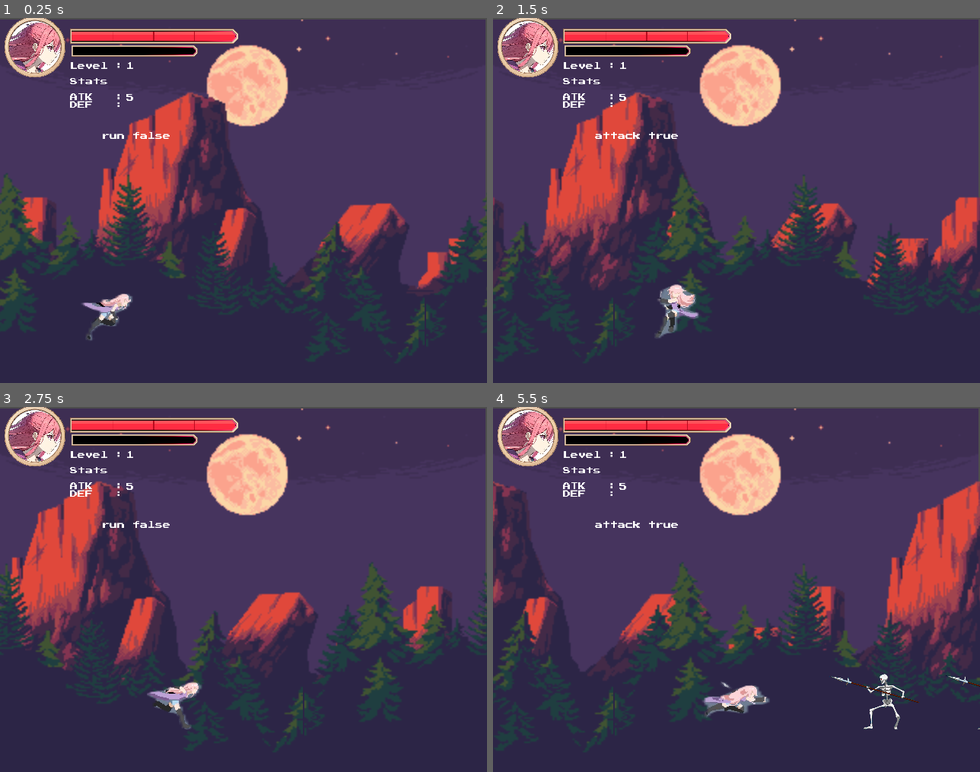
Above: before the commit, frames 1-4 (two rows, left to right).
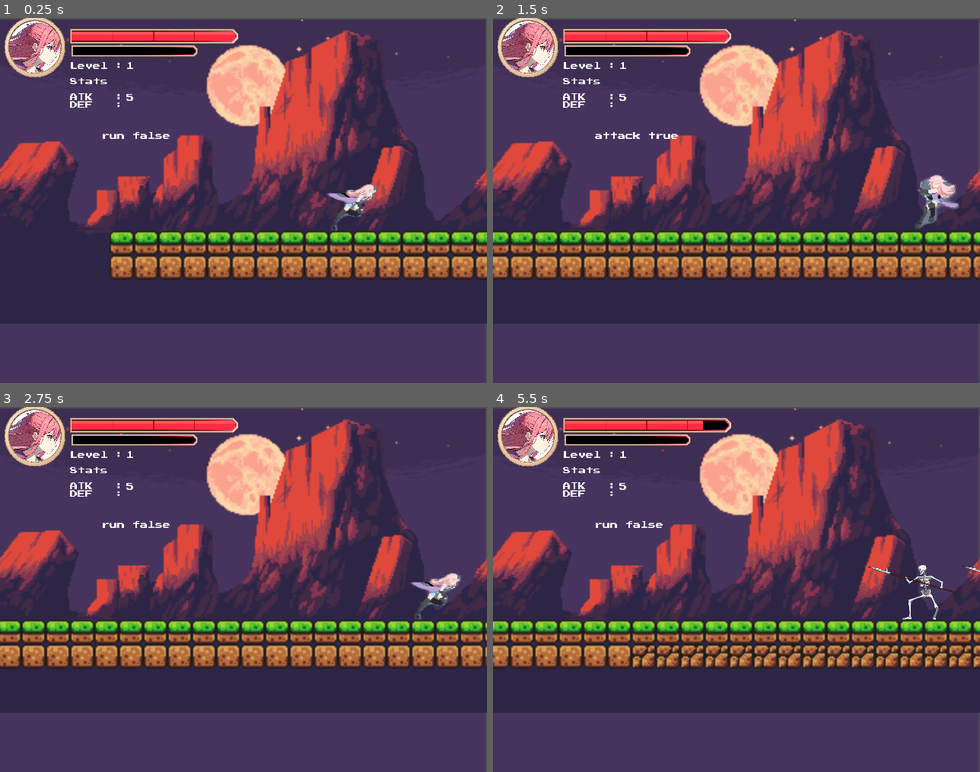
Above: after the commit, the same moments.

Repository: jemmyperez28/Killa
Game: Godot game, scene res://Scenes/level_1.tscn
The game is run twice, just before and just after one commit, with the same random seed, the same clock (stepped at 60 frames per second) and the same inputs.
Inputs:
- Up to frame 1 (0.25 s): no input
- Up to frame 2 (1.5 s): hold Right (ui_right) from 0.53 s (still down); tap J (attack) at 0.6, 1.35 s; tap Up (ui_up) at 0.77 s
- Up to frame 3 (2.75 s): tap Up (ui_up) at 1.52 s; release Right (ui_right) at 2.03 s; hold Left (ui_left) from 2.03 s (still down); tap J (attack) at 2.1 s
- Up to frame 4 (5.5 s): release Left (ui_left) at 2.78 s; hold Right (ui_right) 2.78-4.28 s; tap J (attack) every 0.75 s from 2.85 to 5.1 s; tap Up (ui_up) at 3.02, 3.77, 4.52 s; hold Left (ui_left) 4.28-5.03 s; hold Right (ui_right) from 5.03 s (still down)

The runs differ from the first frame. In frame 1, 49% of the frame differs, in the area x 0-100%, y 3-100%; in frame 2, 53%; in frame 3, 52%; in frame 4, 53%.

Commit message:
Checkpoint Tiles

Diff:
--- a/Scenes/level_1.tscn
+++ b/Scenes/level_1.tscn
@@ -1,10 +1,425 @@
-[gd_scene load_steps=5 format=3 uid="uid://d2xuvmt3qc58p"]
+[gd_scene load_steps=8 format=3 uid="uid://d2xuvmt3qc58p"]
 
 [ext_resource type="PackedScene" uid="uid://d0tn51esbly0g" path="res://Scenes/Background.tscn" id="1_0t5bx"]
 [ext_resource type="PackedScene" uid="uid://bpwd8fdh01307" path="res://Scenes/player_test.tscn" id="2_rtoe6"]
+[ext_resource type="Texture2D" uid="uid://bxixihel4lf73" path="res://assets/images/world_tileset.png" id="4_a6rds"]
 [ext_resource type="PackedScene" uid="uid://hgh8ckqtdhfh" path="res://Scenes/spawn_enemy.tscn" id="4_movyg"]
-
-[sub_resource type="WorldBoundaryShape2D" id="WorldBoundaryShape2D_b7417"]
+[ext_resource type="Script" path="res://Scripts/TileMap_level1.gd" id="5_3hm24"]
+
+[sub_resource type="TileSetAtlasSource" id="TileSetAtlasSource_bst18"]
+texture = ExtResource("4_a6rds")
+0:0/0 = 0
+0:0/0/physics_layer_0/linear_velocity = Vector2(0, 0)
+0:0/0/physics_layer_0/angular_velocity = 0.0
+0:0/0/physics_layer_0/polygon_0/points = PackedVector2Array(-8, -8, 8, -8, 8, 8, -8, 8)
+1:0/0 = 0
+1:0/0/physics_layer_0/linear_velocity = Vector2(0, 0)
+1:0/0/physics_layer_0/angular_velocity = 0.0
+1:0/0/physics_layer_0/polygon_0/points = PackedVector2Array(-8, -8, 8, -8, 8, 8, -8, 8)
+2:0/0 = 0
+2:0/0/physics_layer_0/linear_velocity = Vector2(0, 0)
+2:0/0/physics_layer_0/angular_velocity = 0.0
+2:0/0/physics_layer_0/polygon_0/points = PackedVector2Array(-8, -8, 8, -8, 8, 8, -8, 8)
+3:0/0 = 0
+3:0/0/physics_layer_0/linear_velocity = Vector2(0, 0)
+3:0/0/physics_layer_0/angular_velocity = 0.0
+3:0/0/physics_layer_0/polygon_0/points = PackedVector2Array(-8, -8, 8, -8, 8, 8, -8, 8)
+4:0/0 = 0
+4:0/0/physics_layer_0/linear_velocity = Vector2(0, 0)
+4:0/0/physics_layer_0/angular_velocity = 0.0
+4:0/0/physics_layer_0/polygon_0/points = PackedVector2Array(-8, -8, 8, -8, 8, 8, -8, 8)
+5:0/0 = 0
+5:0/0/physics_layer_0/linear_velocity = Vector2(0, 0)
+5:0/0/physics_layer_0/angular_velocity = 0.0
+5:0/0/physics_layer_0/polygon_0/points = PackedVector2Array(-8, -8, 8, -8, 8, 8, -8, 8)
+6:0/0 = 0
+6:0/0/physics_layer_0/linear_velocity = Vector2(0, 0)
+6:0/0/physics_layer_0/angular_velocity = 0.0
+6:0/0/physics_layer_0/polygon_0/points = PackedVector2Array(-8, -8, 8, -8, 8, 8, -8, 8)
+7:0/0 = 0
+7:0/0/physics_layer_0/linear_velocity = Vector2(0, 0)
+7:0/0/physics_layer_0/angular_velocity = 0.0
+7:0/0/physics_layer_0/polygon_0/points = PackedVector2Array(-8, -8, 8, -8, 8, 8, -8, 8)
+8:0/0 = 0
+8:0/0/physics_layer_0/linear_velocity = Vector2(0, 0)
+8:0/0/physics_layer_0/angular_velocity = 0.0
+8:0/0/physics_layer_0/polygon_0/points = PackedVector2Array(-8, -8, 8, -8, 8, 8, -8, 8)
+9:0/0 = 0
+9:0/0/physics_layer_0/linear_velocity = Vector2(0, 0)
+9:0/0/physics_layer_0/angular_velocity = 0.0
+10:0/0 = 0
+10:0/0/physics_layer_0/linear_velocity = Vector2(0, 0)
+10:0/0/physics_layer_0/angular_velocity = 0.0
+11:0/0 = 0
+11:0/0/physics_layer_0/linear_velocity = Vector2(0, 0)
+11:0/0/physics_layer_0/angular_velocity = 0.0
+0:1/0 = 0
+0:1/0/physics_layer_0/linear_velocity = Vector2(0, 0)
+0:1/0/physics_layer_0/angular_velocity = 0.0
+0:1/0/physics_layer_0/polygon_0/points = PackedVector2Array(-8, -8, 8, -8, 8, 8, -8, 8)
+1:1/0 = 0
+1:1/0/physics_layer_0/linear_velocity = Vector2(0, 0)
+1:1/0/physics_layer_0/angular_velocity = 0.0
+1:1/0/physics_layer_0/polygon_0/points = PackedVector2Array(-8, -8, 8, -8, 8, 8, -8, 8)
+2:1/0 = 0
+2:1/0/physics_layer_0/linear_velocity = Vector2(0, 0)
+2:1/0/physics_layer_0/angular_velocity = 0.0
+2:1/0/physics_layer_0/polygon_0/points = PackedVector2Array(-8, -8, 8, -8, 8, 8, -8, 8)
+3:1/0 = 0
+3:1/0/physics_layer_0/linear_velocity = Vector2(0, 0)
+3:1/0/physics_layer_0/angular_velocity = 0.0
+3:1/0/physics_layer_0/polygon_0/points = PackedVector2Array(-8, -8, 8, -8, 8, 8, -8, 8)
+4:1/0 = 0
+4:1/0/physics_layer_0/linear_velocity = Vector2(0, 0)
+4:1/0/physics_layer_0/angular_velocity = 0.0
+4:1/0/physics_layer_0/polygon_0/points = PackedVector2Array(-8, -8, 8, -8, 8, 8, -8, 8)
+5:1/0 = 0
+5:1/0/physics_layer_0/linear_velocity = Vector2(0, 0)
+5:1/0/physics_layer_0/angular_velocity = 0.0
+5:1/0/physics_layer_0/polygon_0/points = PackedVector2Array(-8, -8, 8, -8, 8, 8, -8, 8)
+6:1/0 = 0
+6:1/0/physics_layer_0/linear_velocity = Vector2(0, 0)
+6:1/0/physics_layer_0/angular_velocity = 0.0
+6:1/0/physics_layer_0/polygon_0/points = PackedVector2Array(-8, -8, 8, -8, 8, 8, -8, 8)
+7:1/0 = 0
+7:1/0/physics_layer_0/linear_velocity = Vector2(0, 0)
+7:1/0/physics_layer_0/angular_velocity = 0.0
+7:1/0/physics_layer_0/polygon_0/points = PackedVector2Array(-8, -8, 8, -8, 8, 8, -8, 8)
+8:1/0 = 0
+8:1/0/physics_layer_0/linear_velocity = Vector2(0, 0)
+8:1/0/physics_layer_0/angular_velocity = 0.0
+8:1/0/physics_layer_0/polygon_0/points = PackedVector2Array(-8, -8, 8, -8, 8, 8, -8, 8)
+9:1/0 = 0
+9:1/0/physics_layer_0/linear_velocity = Vector2(0, 0)
+9:1/0/physics_layer_0/angular_velocity = 0.0
+10:1/0 = 0
+10:1/0/physics_layer_0/linear_velocity = Vector2(0, 0)
+10:1/0/physics_layer_0/angular_velocity = 0.0
+11:1/0 = 0
+11:1/0/physics_layer_0/linear_velocity = Vector2(0, 0)
+11:1/0/physics_layer_0/angular_velocity = 0.0
+0:2/0 = 0
+0:2/0/physics_layer_0/linear_velocity = Vector2(0, 0)
+0:2/0/physics_layer_0/angular_velocity = 0.0
+0:2/0/physics_layer_0/polygon_0/points = PackedVector2Array(-8, -8, 8, -8, 8, 8, -8, 8)
+1:2/0 = 0
+1:2/0/physics_layer_0/linear_velocity = Vector2(0, 0)
+1:2/0/physics_layer_0/angular_velocity = 0.0
+1:2/0/physics_layer_0/polygon_0/points = PackedVector2Array(-8, -8, 8, -8, 8, 8, -8, 8)
+2:2/0 = 0
+2:2/0/physics_layer_0/linear_velocity = Vector2(0, 0)
+2:2/0/physics_layer_0/angular_velocity = 0.0
+2:2/0/physics_layer_0/polygon_0/points = PackedVector2Array(-8, -8, 8, -8, 8, 8, -8, 8)
+3:2/0 = 0
+3:2/0/physics_layer_0/linear_velocity = Vector2(0, 0)
+3:2/0/physics_layer_0/angular_velocity = 0.0
+3:2/0/physics_layer_0/polygon_0/points = PackedVector2Array(-8, -8, 8, -8, 8, 8, -8, 8)
+4:2/0 = 0
+4:2/0/physics_layer_0/linear_velocity = Vector2(0, 0)
+4:2/0/physics_layer_0/angular_velocity = 0.0
+4:2/0/physics_layer_0/polygon_0/points = PackedVector2Array(-8, -8, 8, -8, 8, 8, -8, 8)
+5:2/0 = 0
+5:2/0/physics_layer_0/linear_velocity = Vector2(0, 0)
+5:2/0/physics_layer_0/angular_velocity = 0.0
+5:2/0/physics_layer_0/polygon_0/points = PackedVector2Array(-8, -8, 8, -8, 8, 8, -8, 8)
+6:2/0 = 0
+6:2/0/physics_layer_0/linear_velocity = Vector2(0, 0)
+6:2/0/physics_layer_0/angular_velocity = 0.0
+6:2/0/physics_layer_0/polygon_0/points = PackedVector2Array(-8, -8, 8, -8, 8, 8, -8, 8)
+7:2/0 = 0
+7:2/0/physics_layer_0/linear_velocity = Vector2(0, 0)
+7:2/0/physics_layer_0/angular_velocity = 0.0
+7:2/0/physics_layer_0/polygon_0/points = PackedVector2Array(-8, -8, 8, -8, 8, 8, -8, 8)
+8:2/0 = 0
+8:2/0/physics_layer_0/linear_velocity = Vector2(0, 0)
+8:2/0/physics_layer_0/angular_velocity = 0.0
+8:2/0/physics_layer_0/polygon_0/points = PackedVector2Array(-8, -8, 8, -8, 8, 8, -8, 8)
+9:2/0 = 0
+9:2/0/physics_layer_0/linear_velocity = Vector2(0, 0)
+9:2/0/physics_layer_0/angular_velocity = 0.0
+10:2/0 = 0
+10:2/0/physics_layer_0/linear_velocity = Vector2(0, 0)
+10:2/0/physics_layer_0/angular_velocity = 0.0
+11:2/0 = 0
+11:2/0/physics_layer_0/linear_velocity = Vector2(0, 0)
+11:2/0/physics_layer_0/angular_velocity = 0.0
+0:3/0 = 0
+0:3/0/physics_layer_0/linear_velocity = Vector2(0, 0)
+0:3/0/physics_layer_0/angular_velocity = 0.0
+1:3/0 = 0
+1:3/0/physics_layer_0/linear_velocity = Vector2(0, 0)
+1:3/0/physics_layer_0/angular_velocity = 0.0
+2:3/0 = 0
+2:3/0/physics_layer_0/linear_velocity = Vector2(0, 0)
+2:3/0/physics_layer_0/angular_velocity = 0.0
+5:3/0 = 0
+5:3/0/physics_layer_0/linear_velocity = Vector2(0, 0)
+5:3/0/physics_layer_0/angular_velocity = 0.0
+6:3/0 = 0
+6:3/0/physics_layer_0/linear_velocity = Vector2(0, 0)
+6:3/0/physics_layer_0/angular_velocity = 0.0
+7:3/0 = 0
+7:3/0/physics_layer_0/linear_velocity = Vector2(0, 0)
+7:3/0/physics_layer_0/angular_velocity = 0.0
+8:3/0 = 0
+8:3/0/physics_layer_0/linear_velocity = Vector2(0, 0)
+8:3/0/physics_layer_0/angular_velocity = 0.0
+9:3/0 = 0
+9:3/0/physics_layer_0/linear_velocity = Vector2(0, 0)
+9:3/0/physics_layer_0/angular_velocity = 0.0
+0:4/0 = 0
+0:4/0/physics_layer_0/linear_velocity = Vector2(0, 0)
+0:4/0/physics_layer_0/angular_velocity = 0.0
+1:4/0 = 0
+1:4/0/physics_layer_0/linear_velocity = Vector2(0, 0)
+1:4/0/physics_layer_0/angular_velocity = 0.0
+2:4/0 = 0
+2:4/0/physics_layer_0/linear_velocity = Vector2(0, 0)
+2:4/0/physics_layer_0/angular_velocity = 0.0
+3:4/0 = 0
+3:4/0/physics_layer_0/linear_velocity = Vector2(0, 0)
+3:4/0/physics_layer_0/angular_velocity = 0.0
+4:4/0 = 0
+4:4/0/physics_layer_0/linear_velocity = Vector2(0, 0)
+4:4/0/physics_layer_0/angular_velocity = 0.0
+5:4/0 = 0
+5:4/0/physics_layer_0/linear_velocity = Vector2(0, 0)
+5:4/0/physics_layer_0/angular_velocity = 0.0
+6:4/0 = 0
+6:4/0/physics_layer_0/linear_velocity = Vector2(0, 0)
+6:4/0/physics_layer_0/angular_velocity = 0.0
+7:4/0 = 0
+7:4/0/physics_layer_0/linear_velocity = Vector2(0, 0)
+7:4/0/physics_layer_0/angular_velocity = 0.0
+8:4/0 = 0
+8:4/0/physics_layer_0/linear_velocity = Vector2(0, 0)
+8:4/0/physics_layer_0/angular_velocity = 0.0
+9:4/0 = 0
+9:4/0/physics_layer_0/linear_velocity = Vector2(0, 0)
+9:4/0/physics_layer_0/angular_velocity = 0.0
+0:5/0 = 0
+0:5/0/physics_layer_0/linear_velocity = Vector2(0, 0)
+0:5/0/physics_layer_0/angular_velocity = 0.0
+1:5/0 = 0
+1:5/0/physics_layer_0/linear_velocity = Vector2(0, 0)
+1:5/0/physics_layer_0/angular_velocity = 0.0
+2:5/0 = 0
+2:5/0/physics_layer_0/linear_velocity = Vector2(0, 0)
+2:5/0/physics_layer_0/angular_velocity = 0.0
+3:5/0 = 0
+3:5/0/physics_layer_0/linear_velocity = Vector2(0, 0)
+3:5/0/physics_layer_0/angular_velocity = 0.0
+4:5/0 = 0
+4:5/0/physics_layer_0/linear_velocity = Vector2(0, 0)
+4:5/0/physics_layer_0/angular_velocity = 0.0
+5:5/0 = 0
+5:5/0/physics_layer_0/linear_velocity = Vector2(0, 0)
+5:5/0/physics_layer_0/angular_velocity = 0.0
+6:5/0 = 0
+6:5/0/physics_layer_0/linear_velocity = Vector2(0, 0)
+6:5/0/physics_layer_0/angular_velocity = 0.0
+7:5/0 = 0
+7:5/0/physics_layer_0/linear_velocity = Vector2(0, 0)
+7:5/0/physics_layer_0/angular_velocity = 0.0
+8:5/0 = 0
+8:5/0/physics_layer_0/linear_velocity = Vector2(0, 0)
+8:5/0/physics_layer_0/angular_velocity = 0.0
+1:6/0 = 0
+1:6/0/physics_layer_0/linear_velocity = Vector2(0, 0)
+1:6/0/physics_layer_0/angular_velocity = 0.0
+2:6/0 = 0
+2:6/0/physics_layer_0/linear_velocity = Vector2(0, 0)
+2:6/0/physics_layer_0/angular_velocity = 0.0
+3:6/0 = 0
+3:6/0/physics_layer_0/linear_velocity = Vector2(0, 0)
+3:6/0/physics_layer_0/angular_velocity = 0.0
+4:6/0 = 0
+4:6/0/physics_layer_0/linear_velocity = Vector2(0, 0)
+4:6/0/physics_layer_0/angular_velocity = 0.0
+5:6/0 = 0
+5:6/0/physics_layer_0/linear_velocity = Vector2(0, 0)
+5:6/0/physics_layer_0/angular_velocity = 0.0
+6:6/0 = 0
+6:6/0/physics_layer_0/linear_velocity = Vector2(0, 0)
+6:6/0/physics_layer_0/angular_velocity = 0.0
+7:6/0 = 0
+7:6/0/physics_layer_0/linear_velocity = Vector2(0, 0)
+7:6/0/physics_layer_0/angular_velocity = 0.0
+8:6/0 = 0
+8:6/0/physics_layer_0/linear_velocity = Vector2(0, 0)
+8:6/0/physics_layer_0/angular_velocity = 0.0
+0:7/0 = 0
+0:7/0/physics_layer_0/linear_velocity = Vector2(0, 0)
+0:7/0/physics_layer_0/angular_velocity = 0.0
+1:7/0 = 0
+1:7/0/physics_layer_0/linear_velocity = Vector2(0, 0)
+1:7/0/physics_layer_0/angular_velocity = 0.0
+3:7/0 = 0
+3:7/0/physics_layer_0/linear_velocity = Vector2(0, 0)
+3:7/0/physics_layer_0/angular_velocity = 0.0
+5:7/0 = 0
+5:7/0/physics_layer_0/linear_velocity = Vector2(0, 0)
+5:7/0/physics_layer_0/angular_velocity = 0.0
+6:7/0 = 0
+6:7/0/physics_layer_0/linear_velocity = Vector2(0, 0)
+6:7/0/physics_layer_0/angular_velocity = 0.0
+7:7/0 = 0
+7:7/0/physics_layer_0/linear_velocity = Vector2(0, 0)
+7:7/0/physics_layer_0/angular_velocity = 0.0
+8:7/0 = 0
+8:7/0/physics_layer_0/linear_velocity = Vector2(0, 0)
+8:7/0/physics_layer_0/angular_velocity = 0.0
+0:8/0 = 0
+0:8/0/physics_layer_0/linear_velocity = Vector2(0, 0)
+0:8/0/physics_layer_0/angular_velocity = 0.0
+1:8/0 = 0
+1:8/0/physics_layer_0/linear_velocity = Vector2(0, 0)
+1:8/0/physics_layer_0/angular_velocity = 0.0
+2:8/0 = 0
+2:8/0/physics_layer_0/linear_velocity = Vector2(0, 0)
+2:8/0/physics_layer_0/angular_velocity = 0.0
+3:8/0 = 0
+3:8/0/physics_layer_0/linear_velocity = Vector2(0, 0)
+3:8/0/physics_layer_0/angular_velocity = 0.0
+4:8/0 = 0
+4:8/0/physics_layer_0/linear_velocity = Vector2(0, 0)
+4:8/0/physics_layer_0/angular_velocity = 0.0
+5:8/0 = 0
+5:8/0/physics_layer_0/linear_velocity = Vector2(0, 0)
+5:8/0/physics_layer_0/angular_velocity = 0.0
+6:8/0 = 0
+6:8/0/physics_layer_0/linear_velocity = Vector2(0, 0)
+6:8/0/physics_layer_0/angular_velocity = 0.0
+7:8/0 = 0
+7:8/0/physics_layer_0/linear_velocity = Vector2(0, 0)
+7:8/0/physics_layer_0/angular_velocity = 0.0
+8:8/0 = 0
+8:8/0/physics_layer_0/linear_velocity = Vector2(0, 0)
+8:8/0/physics_layer_0/angular_velocity = 0.0
+0:9/0 = 0
+0:9/0/physics_layer_0/linear_velocity = Vector2(0, 0)
+0:9/0/physics_layer_0/angular_velocity = 0.0
+1:9/0 = 0
+1:9/0/physics_layer_0/linear_velocity = Vector2(0, 0)
+1:9/0/physics_layer_0/angular_velocity = 0.0
+2:9/0 = 0
+2:9/0/physics_layer_0/linear_velocity = Vector2(0, 0)
+2:9/0/physics_layer_0/angular_velocity = 0.0
+3:9/0 = 0
+3:9/0/physics_layer_0/linear_velocity = Vector2(0, 0)
+3:9/0/physics_layer_0/angular_velocity = 0.0
+4:9/0 = 0
+4:9/0/physics_layer_0/linear_velocity = Vector2(0, 0)
+4:9/0/physics_layer_0/angular_velocity = 0.0
+5:9/0 = 0
+5:9/0/physics_layer_0/linear_velocity = Vector2(0, 0)
+5:9/0/physics_layer_0/angular_velocity = 0.0
+6:9/0 = 0
+6:9/0/physics_layer_0/linear_velocity = Vector2(0, 0)
+6:9/0/physics_layer_0/angular_velocity = 0.0
+7:9/0 = 0
+7:9/0/physics_layer_0/linear_velocity = Vector2(0, 0)
+7:9/0/physics_layer_0/angular_velocity = 0.0
+0:10/0 = 0
+0:10/0/physics_layer_0/linear_velocity = Vector2(0, 0)
+0:10/0/physics_layer_0/angular_velocity = 0.0
+1:10/0 = 0
+1:10/0/physics_layer_0/linear_velocity = Vector2(0, 0)
+1:10/0/physics_layer_0/angular_velocity = 0.0
+2:10/0 = 0
+2:10/0/physics_layer_0/linear_velocity = Vector2(0, 0)
+2:10/0/physics_layer_0/angular_velocity = 0.0
+3:10/0 = 0
+3:10/0/physics_layer_0/linear_velocity = Vector2(0, 0)
+3:10/0/physics_layer_0/angular_velocity = 0.0
+4:10/0 = 0
+4:10/0/physics_layer_0/linear_velocity = Vector2(0, 0)
+4:10/0/physics_layer_0/angular_velocity = 0.0
+6:10/0 = 0
+6:10/0/physics_layer_0/linear_velocity = Vector2(0, 0)
+6:10/0/physics_layer_0/angular_velocity = 0.0
+0:11/0 = 0
+0:11/0/physics_layer_0/linear_velocity = Vector2(0, 0)
+0:11/0/physics_layer_0/angular_velocity = 0.0
+1:11/0 = 0
+1:11/0/physics_layer_0/linear_velocity = Vector2(0, 0)
+1:11/0/physics_layer_0/angular_velocity = 0.0
+2:11/0 = 0
+2:11/0/physics_layer_0/linear_velocity = Vector2(0, 0)
+2:11/0/physics_layer_0/angular_velocity = 0.0
+3:11/0 = 0
+3:11/0/physics_layer_0/linear_velocity = Vector2(0, 0)
+3:11/0/physics_layer_0/angular_velocity = 0.0
+4:11/0 = 0
+4:11/0/physics_layer_0/linear_velocity = Vector2(0, 0)
+4:11/0/physics_layer_0/angular_velocity = 0.0
+5:11/0 = 0
+5:11/0/physics_layer_0/linear_velocity = Vector2(0, 0)
+5:11/0/physics_layer_0/angular_velocity = 0.0
+0:12/0 = 0
+0:12/0/physics_layer_0/linear_velocity = Vector2(0, 0)
+0:12/0/physics_layer_0/angular_velocity = 0.0
+1:12/0 = 0
+1:12/0/physics_layer_0/linear_velocity = Vector2(0, 0)
+1:12/0/physics_layer_0/angular_velocity = 0.0
+2:12/0 = 0
+2:12/0/physics_layer_0/linear_velocity = Vector2(0, 0)
+2:12/0/physics_layer_0/angular_velocity = 0.0
+3:12/0 = 0
+3:12/0/physics_layer_0/linear_velocity = Vector2(0, 0)
+3:12/0/physics_layer_0/angular_velocity = 0.0
+4:12/0 = 0
+4:12/0/physics_layer_0/linear_velocity = Vector2(0, 0)
+4:12/0/physics_layer_0/angular_velocity = 0.0
+0:13/0 = 0
+0:13/0/physics_layer_0/linear_velocity = Vector2(0, 0)
+0:13/0/physics_layer_0/angular_velocity = 0.0
+1:13/0 = 0
+1:13/0/physics_layer_0/linear_velocity = Vector2(0, 0)
+1:13/0/physics_layer_0/angular_velocity = 0.0
+2:13/0 = 0
+2:13/0/physics_layer_0/linear_velocity = Vector2(0, 0)
+2:13/0/physics_layer_0/angular_velocity = 0.0
+3:13/0 = 0
+3:13/0/physics_layer_0/linear_velocity = Vector2(0, 0)
+3:13/0/physics_layer_0/angular_velocity = 0.0
+4:13/0 = 0
+4:13/0/physics_layer_0/linear_velocity = Vector2(0, 0)
+4:13/0/physics_layer_0/angular_velocity = 0.0
+5:13/0 = 0
+5:13/0/physics_layer_0/linear_velocity = Vector2(0, 0)
+5:13/0/physics_layer_0/angular_velocity = 0.0
+0:14/0 = 0
+0:14/0/physics_layer_0/linear_velocity = Vector2(0, 0)
+0:14/0/physics_layer_0/angular_velocity = 0.0
+1:14/0 = 0
+1:14/0/physics_layer_0/linear_velocity = Vector2(0, 0)
+1:14/0/physics_layer_0/angular_velocity = 0.0
+2:14/0 = 0
+2:14/0/physics_layer_0/linear_velocity = Vector2(0, 0)
+2:14/0/physics_layer_0/angular_velocity = 0.0
+3:14/0 = 0
+3:14/0/physics_layer_0/linear_velocity = Vector2(0, 0)
+3:14/0/physics_layer_0/angular_velocity = 0.0
+4:14/0 = 0
+4:14/0/physics_layer_0/linear_velocity = Vector2(0, 0)
+4:14/0/physics_layer_0/angular_velocity = 0.0
+0:15/0 = 0
+0:15/0/physics_layer_0/linear_velocity = Vector2(0, 0)
+0:15/0/physics_layer_0/angular_velocity = 0.0
+1:15/0 = 0
+1:15/0/physics_layer_0/linear_velocity = Vector2(0, 0)
+1:15/0/physics_layer_0/angular_velocity = 0.0
+2:15/0 = 0
+2:15/0/physics_layer_0/linear_velocity = Vector2(0, 0)
+2:15/0/physics_layer_0/angular_velocity = 0.0
+3:15/0 = 0
+3:15/0/physics_layer_0/linear_velocity = Vector2(0, 0)
+3:15/0/physics_layer_0/angular_velocity = 0.0
+
+[sub_resource type="TileSet" id="TileSet_w6rf7"]
+physics_layer_0/collision_layer = 1
+sources/0 = SubResource("TileSetAtlasSource_bst18")
 
 [node name="Level1" type="Node2D"]
 
@@ -14,11 +429,14 @@
 position = Vector2(84, 181)
 collision_layer = 2
 
-[node name="StaticBody2D" type="StaticBody2D" parent="."]
-position = Vector2(131, 212)
-
-[node name="CollisionShape2D" type="CollisionShape2D" parent="StaticBody2D"]
-shape = SubResource("WorldBoundaryShape2D_b7417")
-
 [node name="SpawnEnemy" parent="." instance=ExtResource("4_movyg")]
-position = Vector2(162, 7)
+position = Vector2(12, 38)
+
+[node name="TileMap" type="TileMap" parent="."]
+tile_set = SubResource("TileSet_w6rf7")
+format = 2
+layer_0/tile_data = PackedInt32Array(851968, 0, 0, 851969, 0, 0, 851970, 0, 0, 851971, 0, 0, 851972, 0, 0, 851973, 0, 0, 851974, 0, 0, 851975, 0, 0, 851976, 0, 0, 851977, 0, 0, 851978, 0, 0, 851979, 0, 0, 851980, 0, 0, 851981, 0, 0, 851982, 0, 0, 851983, 0, 0, 851984, 0, 0, 851985, 0, 0, 851986, 0, 0, 851987, 0, 0, 917504, 0, 1, 917505, 0, 1, 917506, 0, 1, 917507, 0, 1, 917508, 0, 1, 917509, 0, 1, 917510, 0, 1, 917511, 0, 1, 917512, 0, 1, 917513, 0, 1, 917514, 0, 1, 917515, 0, 1, 917516, 0, 1, 917517, 0, 1, 917518, 0, 1, 917519, 0, 1, 917520, 0, 1, 917521, 0, 1, 917522, 0, 1, 917523, 0, 1, 851988, 0, 0, 851989, 0, 0, 851990, 0, 0, 851991, 0, 0, 851993, 0, 0, 851992, 0, 0, 851994, 0, 0, 851995, 0, 0, 851996, 0, 0, 851997, 0, 0, 917503, 0, 0, 917502, 0, 0, 917501, 0, 0, 917500, 0, 0, 917524, 0, 1, 917525, 0, 1, 917526, 0, 1, 917527, 0, 1, 917528, 0, 1, 917529, 0, 1, 917530, 0, 1, 917531, 0, 1, 917532, 0, 1, 917533, 0, 1, 983039, 0, 1, 983038, 0, 1, 983037, 0, 1, 983036, 0, 1)
+script = ExtResource("5_3hm24")
+
+[node name="Camera2D" type="Camera2D" parent="."]
+position = Vector2(-1, 188)
--- a/Scenes/player_test.tscn
+++ b/Scenes/player_test.tscn
@@ -39,7 +39,7 @@
 
 [sub_resource type="Animation" id="Animation_hutc6"]
 resource_name = "attack"
-length = 0.8
+length = 0.7
 tracks/0/type = "value"
 tracks/0/imported = false
 tracks/0/enabled = true
--- /dev/null
+++ b/Scripts/TileMap_level1.gd
@@ -0,0 +1,45 @@
+extends TileMap
+
+var velocidad = 100
+var tile_size = Vector2i(16, 16)  # Tamaño de los tiles, en tu caso 16x16
+var camera_limit_right = 0  # Límite derecho de la cámara, ajusta según sea necesario
+var base_y = 0  # Altura base inicial para agregar nuevos tiles
+
+func _ready():
+	# Obtén el límite derecho de la cámara (asumiendo que la cámara está centrada en la escena)
+	camera_limit_right = get_viewport_rect().size.x * 2
+
+	# Encuentra la altura base de los tiles iniciales
+	base_y = find_base_y()
+
+func _process(delta):
+	# Mueve el TileMap completo hacia la izquierda
+	position.x -= velocidad * delta
+
+	# Verifica si el último tile visible está saliendo de la pantalla
+	var last_tile_position = position.x + (get_used_rect().size.x * tile_size.x)
+	if last_tile_position < camera_limit_right:
+		add_new_tiles()
+
+func find_base_y() -> int:
+	var used_rect = get_used_rect()
+	for y in range(used_rect.position.y, used_rect.position.y + used_rect.size.y):
+		for x in range(used_rect.position.x, used_rect.position.x + used_rect.size.x):
+			var source_id = get_cell_source_id(0, Vector2i(x, y))
+			if source_id != -1:
+				return y
+	return -1  # Devuelve -1 si no se encuentra ninguna altura base
+
+func add_new_tiles():
+	# Añade nuevos tiles al final de la derecha
+	var tile_count = 10  # Número de tiles que deseas agregar, ajusta según sea necesario
+	var start_position = get_used_rect().end.x  # Empieza desde el último tile actual
+
+	if base_y == -1:
+		base_y = 0
+
+	for i in range(tile_count):
+		var cell_position_top = Vector2i(start_position + i, base_y)
+		var cell_position_bottom = Vector2i(start_position + i, base_y + 1)
+		set_cell(0, cell_position_top, 0, Vector2i(0, 0), 0)  # Añade un tile en la nueva posición
+		set_cell(0, cell_position_bottom, 0, Vector2i(1, 0), 0)  # Añade un tile debajo del nuevo tile
--- a/Scripts/player_test.gd
+++ b/Scripts/player_test.gd
@@ -26,6 +26,7 @@
 @onready var label_level = $CanvasLayer/level
 @onready var label_basic_damage = $CanvasLayer/basic_damage
 @onready var label_debug = $CanvasLayer/debug
+@onready var attack_hitbox = $HitBox/CollisionShape2D
 #Signials
 signal cambio_vida(valor)
 signal set_exp(current_exp,cap_level)
@@ -45,7 +46,6 @@
 }
 
 #Check current level for
-
 func _ready():
 	label_level.text = str(level_player)
 	label_basic_damage.text = str(sword_damage)
@@ -128,6 +128,7 @@
 	elif anim_name == "jump_down" and is_on_floor():
 		current_state = State.RUN  # Transition back to run upon landing
 	elif anim_name == "hit":
+		attack_hitbox.disabled = true
 		if is_on_floor():
 			disable_inputs = false
 			current_state = State.RUN
Binary file added: assets/images/world_tileset.png
Not shown, added: assets/images/world_tileset.png.import
